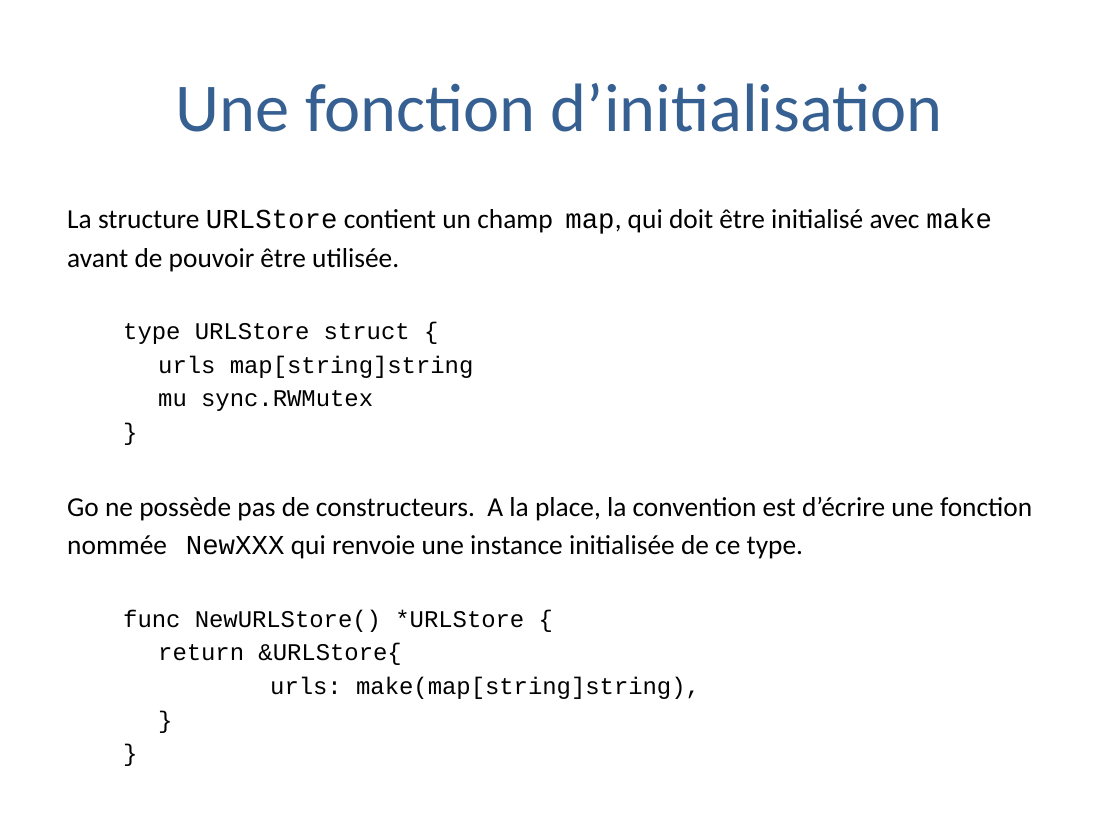
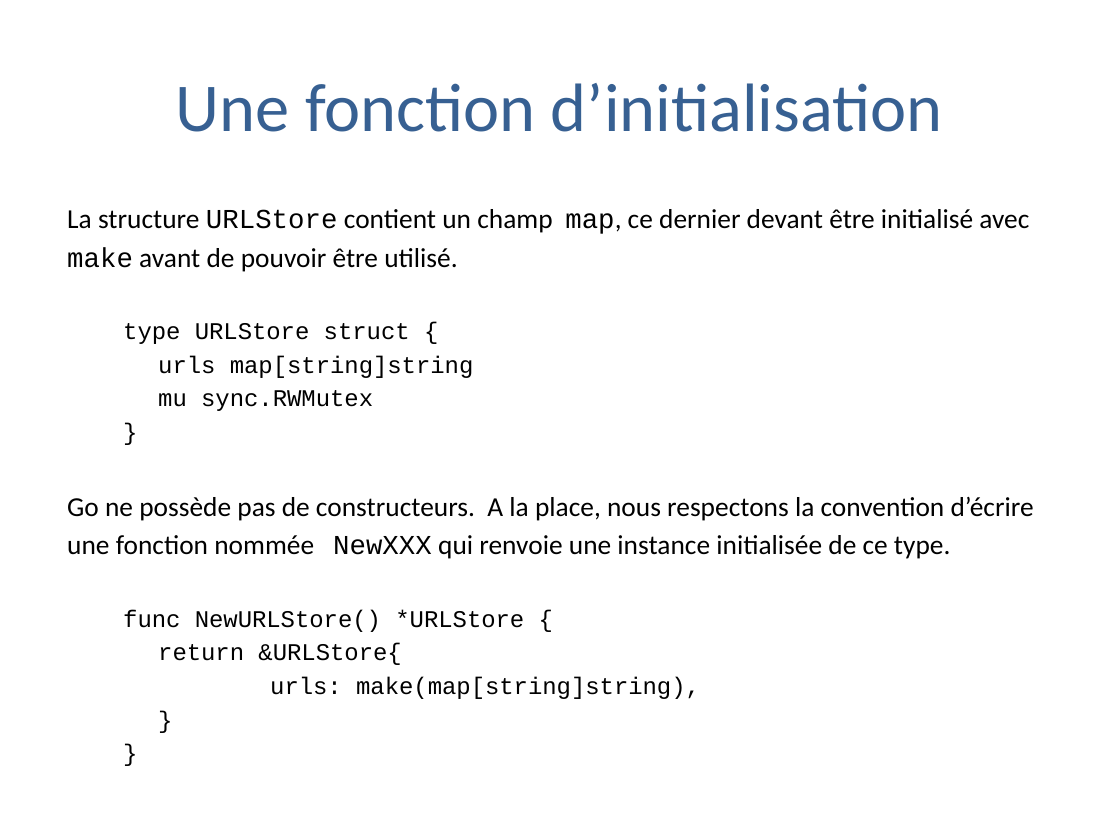
Before and after one commit to trash-anger/golang-france, a slide deck: slide 12 of Go-documentation/cours-general/Pratique de la programmation en go.pptx. Drawn at 1120x840 pixels with LibreOffice and Linux fonts; fonts in the diff are those of the drawing; background and template pictures are left out. Boxes give left, top, right and bottom in pixels: in the first picture for what was removed or moved away, otherwise in the second. Text is boxed around its words. In the diff, an @@ line names an element or a change of style, - is before the commit and + after.

```diff
--- a/Go-documentation/cours-general/Pratique de la programmation en go.pptx
+++ b/Go-documentation/cours-general/Pratique de la programmation en go.pptx
@@ text at bbox=[67, 209, 1029, 272]: text changed @@
-La structure URLStore contient un champ map, qui doit être initialisé avec make
-avant de pouvoir être utilisée.
+La structure URLStore contient un champ map, ce dernier devant être initialisé avec
+make avant de pouvoir être utilisé.
@@ text at bbox=[67, 497, 1034, 559]: text changed @@
-Go ne possède pas de constructeurs. A la place, la convention est d’écrire une fonction
-nommée NewXXX qui renvoie une instance initialisée de ce type.
+Go ne possède pas de constructeurs. A la place, nous respectons la convention d’écrire
+une fonction nommée NewXXX qui renvoie une instance initialisée de ce type.
```
Also in this commit, not shown: 35 other slides changed, 1 other file.
